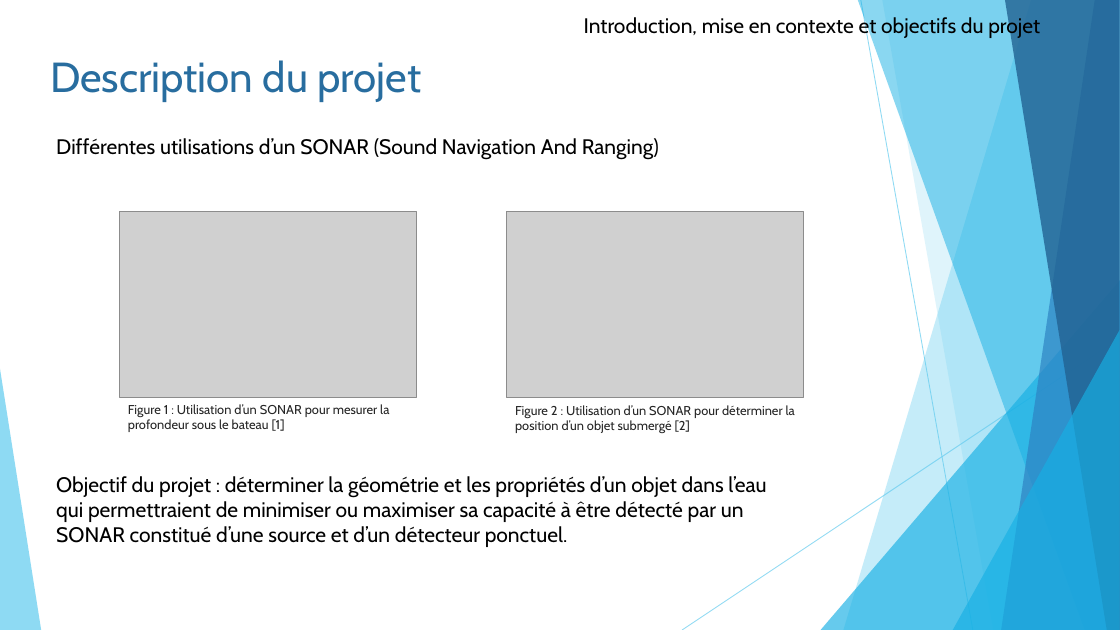
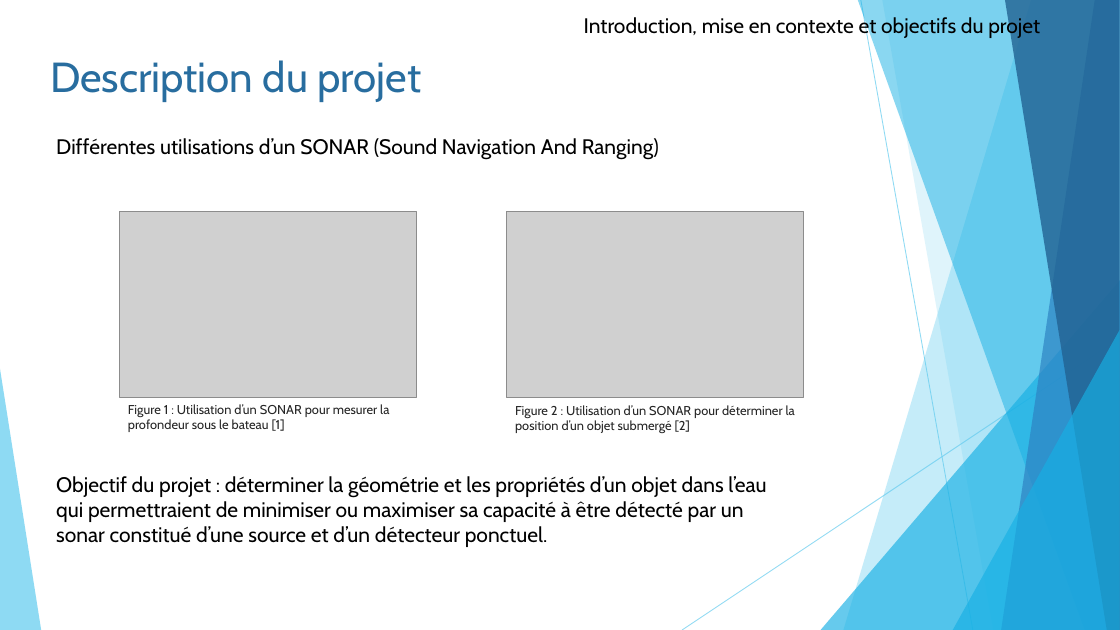
Before and after one commit to pierreluc-plt/ProjetSimulation, a slide deck: slide 2 of Oral/Présentation_Eq11.pptx. Drawn at 1120x630 pixels with LibreOffice and Linux fonts; fonts in the diff are those of the drawing; grey boxes stand for pictures. Boxes give left, top, right and bottom in pixels: in the first picture for what was removed or moved away, otherwise in the second. Text is boxed around its words. In the diff, an @@ line names an element or a change of style, - is before the commit and + after.

```diff
--- a/Oral/Présentation_Eq11.pptx
+++ b/Oral/Présentation_Eq11.pptx
@@ text at (56,526,548,547): text changed @@
-SONAR constitué d’une source et d’un détecteur ponctuel.
+sonar constitué d’une source et d’un détecteur ponctuel.
```
Also in this commit, not shown: 4 other slides changed.
